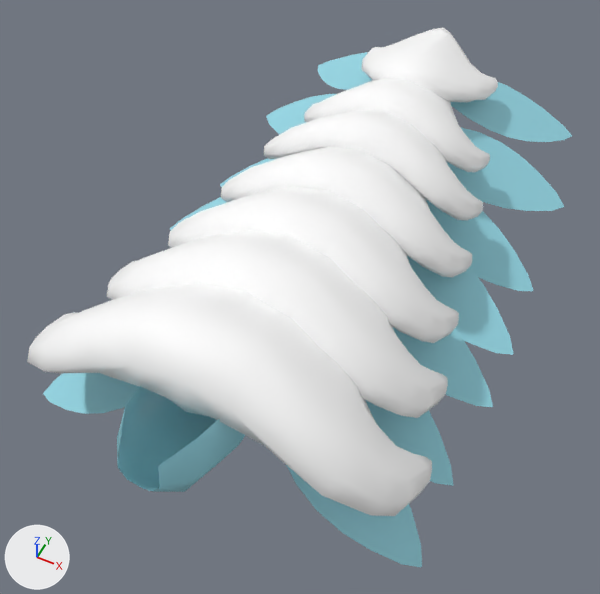
Renders of the FBX model Assets/Models/Shrimp/Caridid/Shrimp_Tail_Caridid.fbx from each side of a commit.
Rendered twice from a 50 mm camera at (0.486, -0.363, 1.045) aimed at (-0.012, 0.632, -0.199). The lights are fixed; the arrows at lower left show +X, +Y and +Z. Where no turn or scale is listed for an object, it has been applied to the vertices.

The scene before the commit, as lines of its bpy script (objects in view):
```python
ob_l_swimmeret_low = bpy.data.objects.new('L.Swimmeret_low', me_plane_017)
ob_l_swimmeret_low.location = (-0.066, 0.351, -0.083)
ob_shell_end_low = bpy.data.objects.new('Shell_end_low', me_mesh_015)
ob_shell_end_low.location = (0.0, 1.254, -0.029)
ob_shell_low = bpy.data.objects.new('Shell_low', me_mesh_008)
ob_shell_low.location = (0.0, 0.322, -0.088)
ob_shell_low_001 = bpy.data.objects.new('Shell_low.001', me_mesh_009)
ob_shell_low_001.location = (0.0, 0.498, -0.094)
ob_shell_low_002 = bpy.data.objects.new('Shell_low.002', me_mesh_011)
ob_shell_low_002.location = (0.0, 0.651, -0.094)
ob_shell_low_003 = bpy.data.objects.new('Shell_low.003', me_mesh_013)
ob_shell_low_003.location = (0.0, 0.81, -0.094)
ob_shell_low_004 = bpy.data.objects.new('Shell_low.004', me_mesh_024)
ob_shell_low_004.location = (0.0, 0.951, -0.081)
ob_shell_low_005 = bpy.data.objects.new('Shell_low.005', me_mesh_016)
ob_shell_low_005.location = (0.0, 1.079, -0.068)
# also in view: 'R.Swimmeret_low.005' at (-0.203, 1.134, -0.16); 'L.Swimmeret_low.003' at (0.222, 0.783, -0.186); 'L.Swimmeret_low.005' at (0.203, 1.134, -0.16); 'R.Swimmeret_low' at (-0.23, 0.311, -0.199); 'L.Swimmeret_low.006' at (0.176, 1.306, -0.115)
```
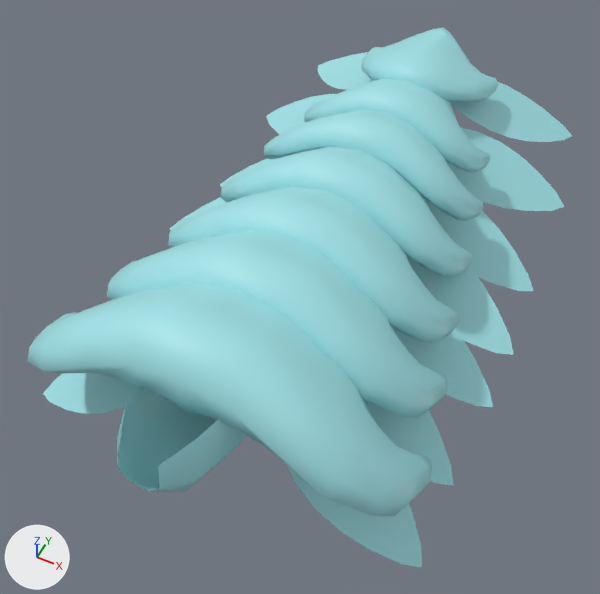
The newer file is also turned or shifted as a whole; pictures and numbers use the older file's frame.

Location of each change, [x1, y1, x2, y2] in pixels of the pictures (600 x 594 px):
'Shell_low', recoloured (white to cyan): [27, 283, 432, 516] in both
'Shell_low.001', recoloured (white to cyan): [107, 230, 448, 418] in both
'Shell_low.002', recoloured (white to cyan): [168, 186, 459, 343] in both
'Shell_low.003', recoloured (white to cyan): [221, 147, 472, 277] in both
'Shell_low.004', recoloured (white to cyan): [264, 110, 483, 220] in both
'Shell_low.005', recoloured (white to cyan): [304, 79, 490, 172] in both
'Shell_end_low', recoloured (white to cyan): [362, 28, 498, 103] in both

The change, as a list of edits to the scene's bpy script:
```text
Change me_mesh_011:
    where me_mesh_011.from_pydata(...)  # 163 vertices, 162 faces; spans x -0.302..0.302, y -0.117..0.176, z -0.074..0.147
    remove me_mesh_011.materials.append(mat_standardsurface1)  # white #ffffff
    add me_mesh_011.materials.append(mat_shrimp)  # cyan #97d9e7
Change me_mesh_015:
    where me_mesh_015.from_pydata(...)  # 149 vertices, 148 faces; spans x -0.161..0.161, y -0.129..0.099, z -0.041..0.062
    remove me_mesh_015.materials.append(mat_standardsurface1)  # white #ffffff
    add me_mesh_015.materials.append(mat_shrimp)  # cyan #97d9e7
Change me_mesh_016:
    where me_mesh_016.from_pydata(...)  # 163 vertices, 162 faces; spans x -0.216..0.216, y -0.087..0.124, z -0.05..0.103
    remove me_mesh_016.materials.append(mat_standardsurface1)  # white #ffffff
    add me_mesh_016.materials.append(mat_shrimp)  # cyan #97d9e7
Change me_mesh_009:
    where me_mesh_009.from_pydata(...)  # 163 vertices, 162 faces; spans x -0.335..0.335, y -0.13..0.195, z -0.083..0.163
    remove me_mesh_009.materials.append(mat_standardsurface1)  # white #ffffff
    add me_mesh_009.materials.append(mat_shrimp)  # cyan #97d9e7
Change me_mesh_013:
    where me_mesh_013.from_pydata(...)  # 163 vertices, 162 faces; spans x -0.275..0.275, y -0.107..0.16, z -0.068..0.134
    remove me_mesh_013.materials.append(mat_standardsurface1)  # white #ffffff
    add me_mesh_013.materials.append(mat_shrimp)  # cyan #97d9e7
Change me_mesh_008:
    where me_mesh_008.from_pydata(...)  # 163 vertices, 162 faces; spans x -0.371..0.371, y -0.144..0.215, z -0.091..0.181
    remove me_mesh_008.materials.append(mat_standardsurface1)  # white #ffffff
    add me_mesh_008.materials.append(mat_shrimp)  # cyan #97d9e7
Change me_mesh_024:
    where me_mesh_024.from_pydata(...)  # 163 vertices, 162 faces; spans x -0.249..0.249, y -0.096..0.144, z -0.061..0.121
    remove me_mesh_024.materials.append(mat_standardsurface1)  # white #ffffff
    add me_mesh_024.materials.append(mat_shrimp)  # cyan #97d9e7
```
